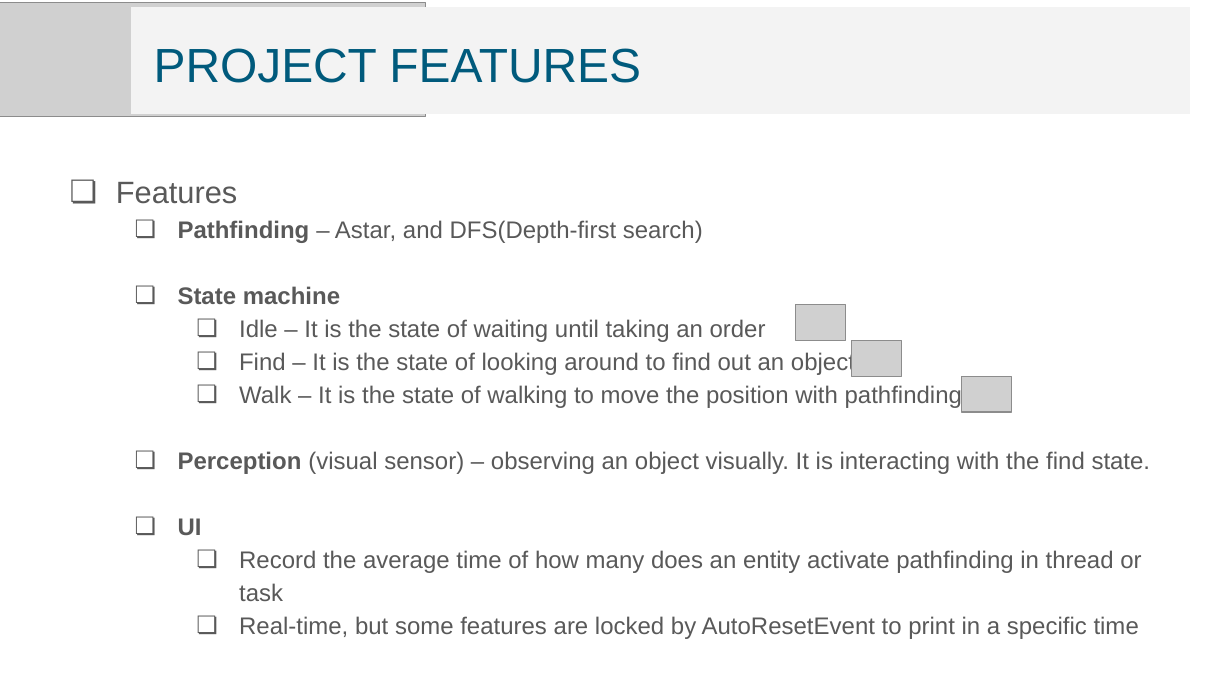
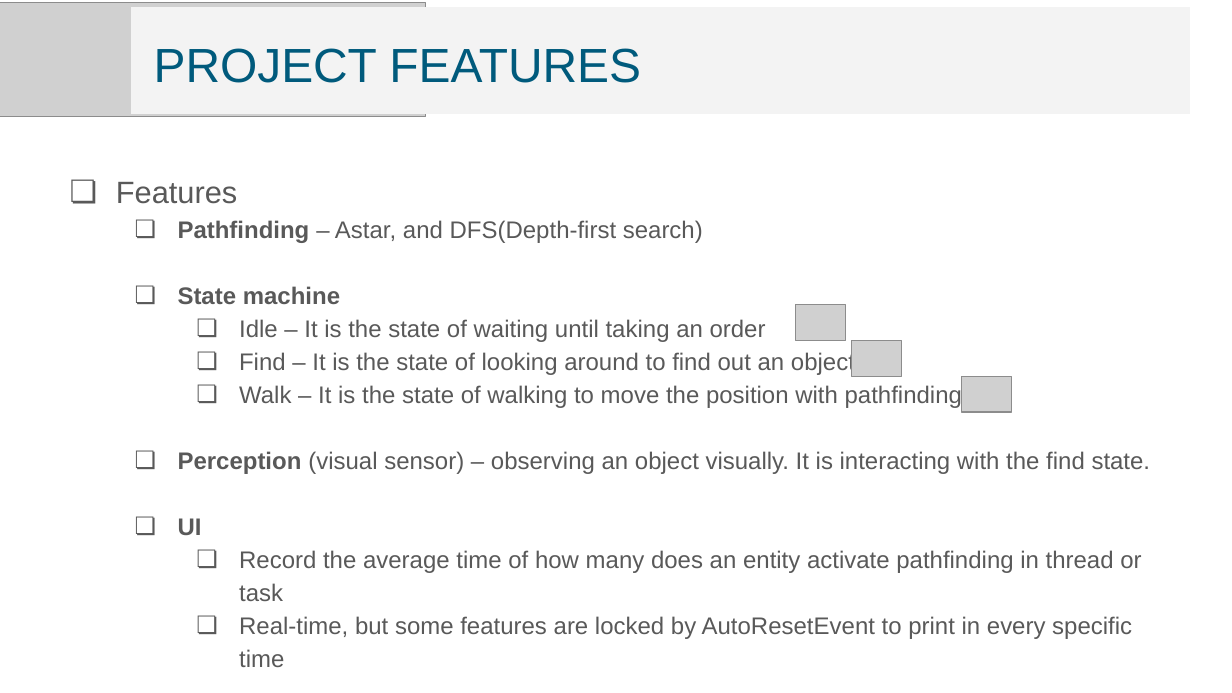
Before and after one commit to TheJimmyGod/Senior_Project, a slide deck: slide 8 of Multithreading_With AI/Documents/Final Delivery.pptx. Drawn at 1232x693 pixels with LibreOffice and Linux fonts; fonts in the diff are those of the drawing; grey boxes stand for pictures. Boxes give left, top, right and bottom in pixels: in the first picture for what was removed or moved away, otherwise in the second. Text is boxed around its words. In the diff, an @@ line names an element or a change of style, - is before the commit and + after.

```diff
--- a/Multithreading_With AI/Documents/Final Delivery.pptx
+++ b/Multithreading_With AI/Documents/Final Delivery.pptx
@@ text at <box>239,616,1132,667</box>: text changed @@
-    ❏ Real-time, but some features are locked by AutoResetEvent to print in a specific time
+    ❏ Real-time, but some features are locked by AutoResetEvent to print in every specific time
```
Also in this commit, not shown: 4 other slides changed, 3 slides added, 12 other files.
